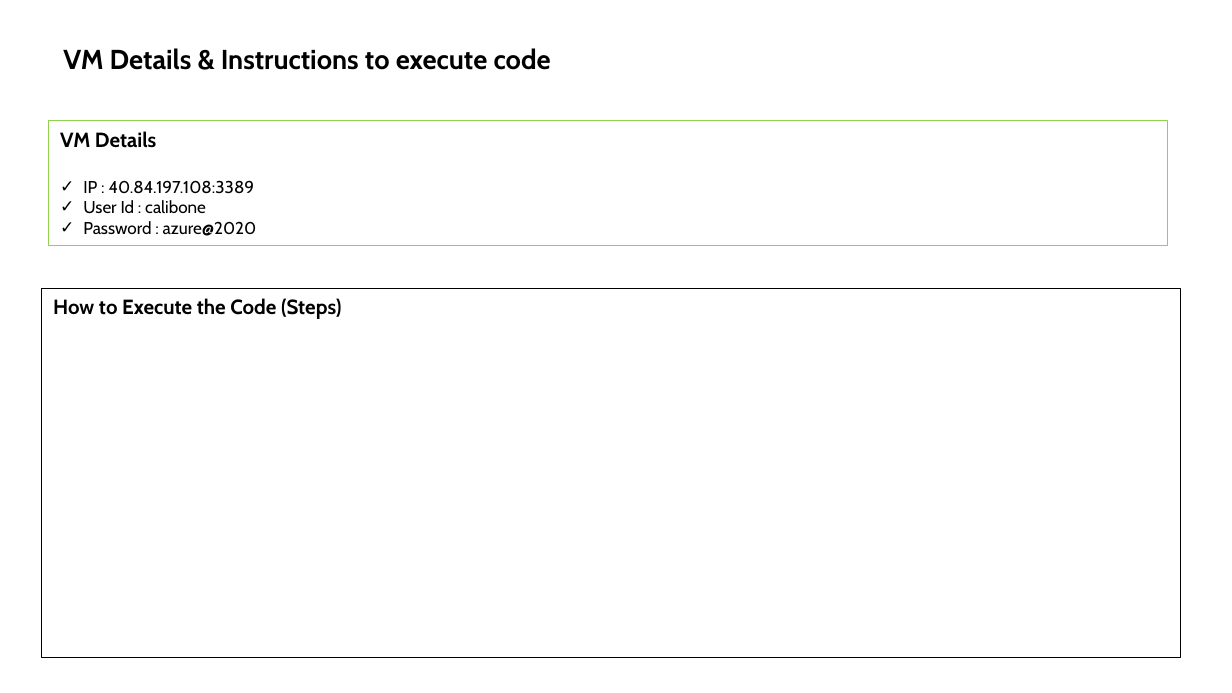
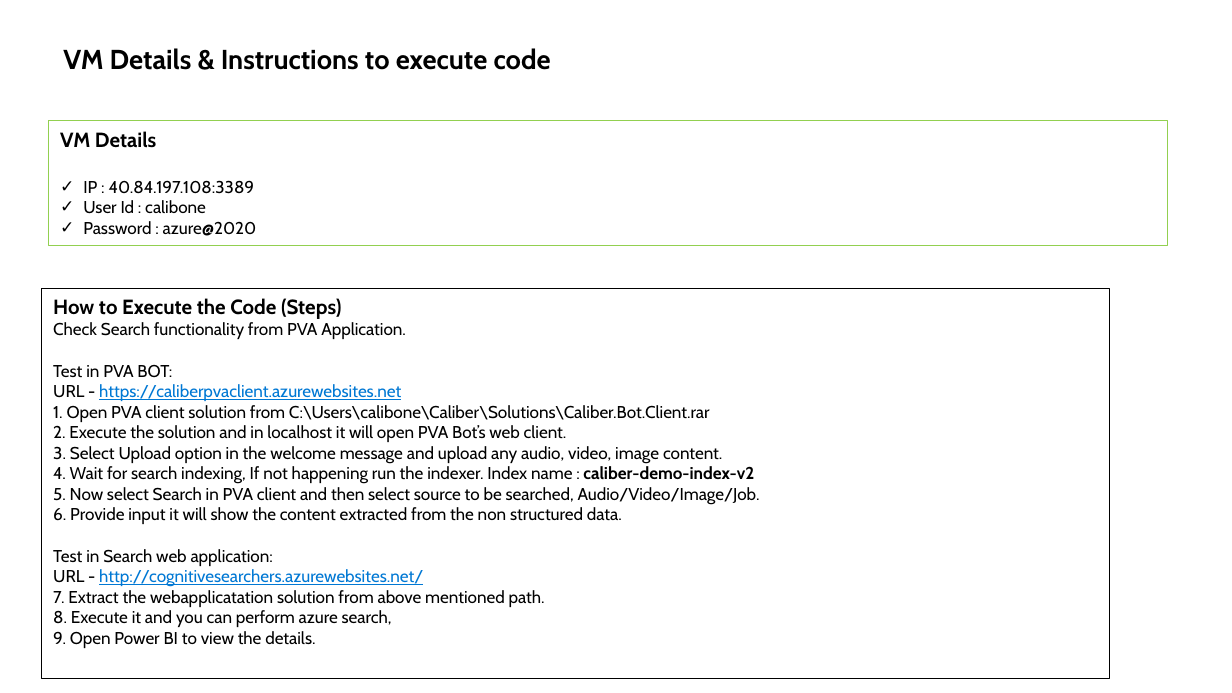
Before and after one commit to SABARISHV06/CaliberSearchService, a slide deck: slide 4 of Team Name_Caliber Presentation -Caliber 2020 Hack the Cloud finale presentation.pptx. Drawn at 1232x693 pixels with LibreOffice and Linux fonts; fonts in the diff are those of the drawing. Boxes give left, top, right and bottom in pixels: in the first picture for what was removed or moved away, otherwise in the second. Text is boxed around its words. In the diff, an @@ line names an element or a change of style, - is before the commit and + after.

```diff
--- a/Team Name_Caliber Presentation -Caliber 2020 Hack the Cloud finale presentation.pptx
+++ b/Team Name_Caliber Presentation -Caliber 2020 Hack the Cloud finale presentation.pptx
@@ rectangle "How to Execute the Code ...": place and size @@
-rectangle "How to Execute the Code ..." at <box>41,288,1180,658</box>
+rectangle "How to Execute the Code ..." at <box>41,288,1109,678</box>
@@ text in rectangle at <box>53,322,760,648</box>: paragraphs added @@
+Check Search functionality from PVA Application.
+Test in PVA BOT:
+URL - https://caliberpvaclient.azurewebsites.net
+1. Open PVA client solution from C:\Users\calibone\Caliber\Solutions\Caliber.Bot.Client.rar
+2. Execute the solution and in localhost it will open PVA Bot’s web client.
+3. Select Upload option in the welcome message and upload any audio, video, image content.
+4. Wait for search indexing, If not happening run the indexer. Index name : caliber-demo-index-v2
+5. Now select Search in PVA client and then select source to be searched, Audio/Video/Image/Job.
+6. Provide input it will show the content extracted from the non structured data.
+Test in Search web application:
+URL - http://cognitivesearchers.azurewebsites.net/
+7. Extract the webapplicatation solution from above mentioned path.
+8. Execute it and you can perform azure search,
+9. Open Power BI to view the details.
```
Also in this commit, not shown: 8 other slides changed, 7 slides added, 5 slides removed.
